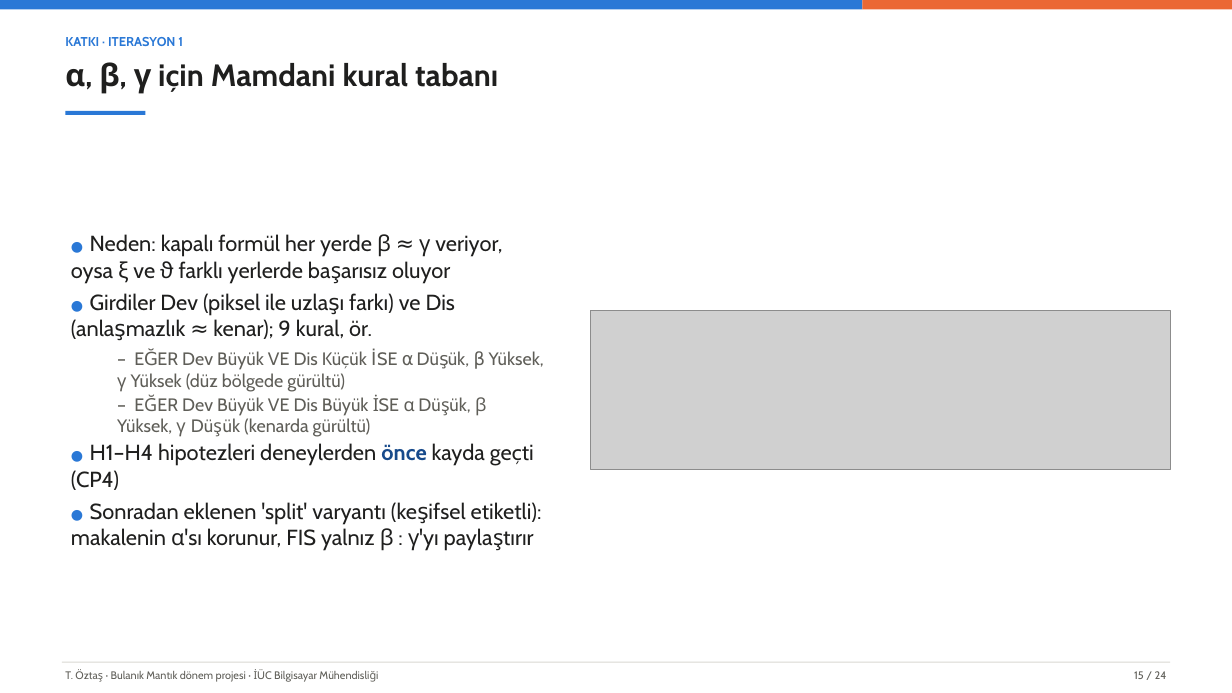
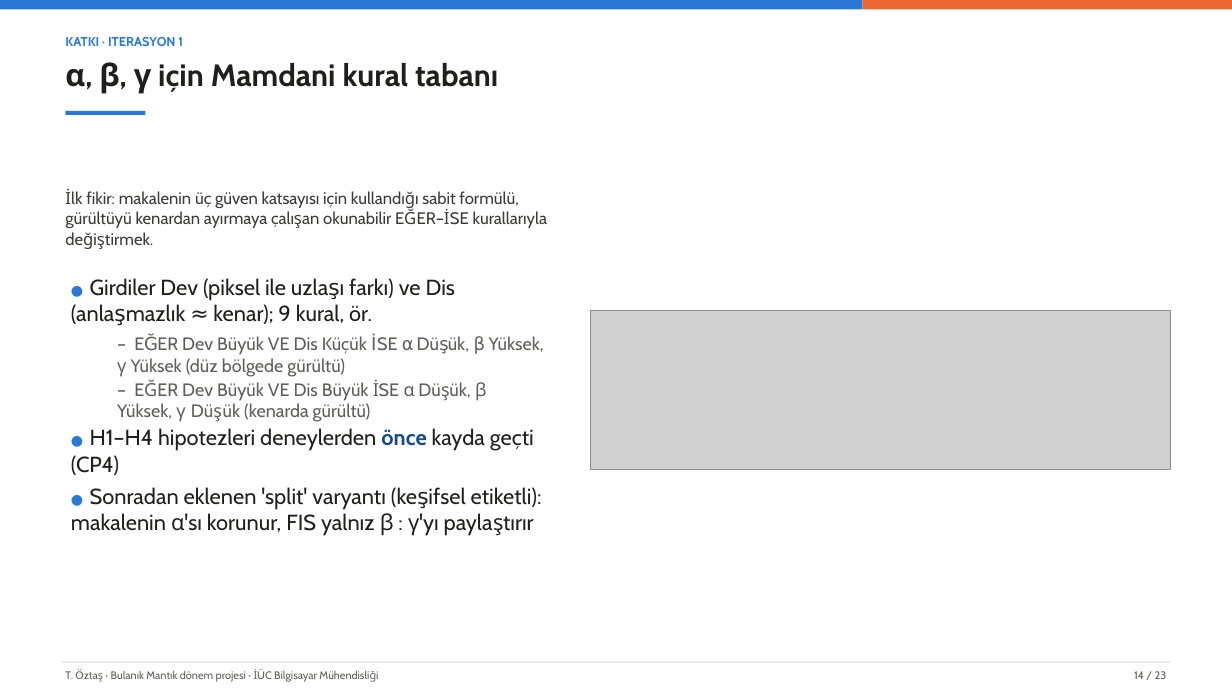
Before and after one commit to tarikoztas/fuzzy-logic-project, a slide deck: slide 14 of presentation/presentation_tr.pptx (slide 15 before the commit). Drawn at 1232x693 pixels with LibreOffice and Linux fonts; fonts in the diff are those of the drawing; grey boxes stand for pictures. Boxes give left, top, right and bottom in pixels: in the first picture for what was removed or moved away, otherwise in the second. Text is boxed around its words. In the diff, an @@ line names an element or a change of style, - is before the commit and + after.

Commit message:
faz9: slides without the demo and the inconsistency slide; short lead text on every content slide (D-048)

```diff
--- a/presentation/presentation_tr.pptx
+++ b/presentation/presentation_tr.pptx
@@ text added at bbox=[65, 189, 547, 228], 13 pt, text #3C3B36 @@
+İlk fikir: makalenin üç güven katsayısı için kullandığı sabit formülü, gürültüyü kenardan ayırmaya çalışan okunabilir EĞER–İSE kurallarıyla değiştirmek.
@@ text at bbox=[71, 234, 502, 284]: paragraph removed @@
-● Neden: kapalı formül her yerde β ≈ γ veriyor, oysa ξ ve ϑ farklı yerlerde başarısız oluyor
@@ text "● Girdiler Dev (piksel ile ...": place and size @@
-text "● Girdiler Dev (piksel ile ..." at bbox=[71, 234, 544, 551]
+text "● Girdiler Dev (piksel ile ..." at bbox=[71, 278, 544, 536]
@@ text "● Girdiler Dev (piksel ile ..." at bbox=[71, 278, 544, 536]: vertical alignment middle to top @@
@@ text at bbox=[1134, 671, 1167, 679]: text changed @@
-15 / 24
+14 / 23
```
Also in this commit, not shown: 21 other slides changed, 1 slide removed, 12 other files.
